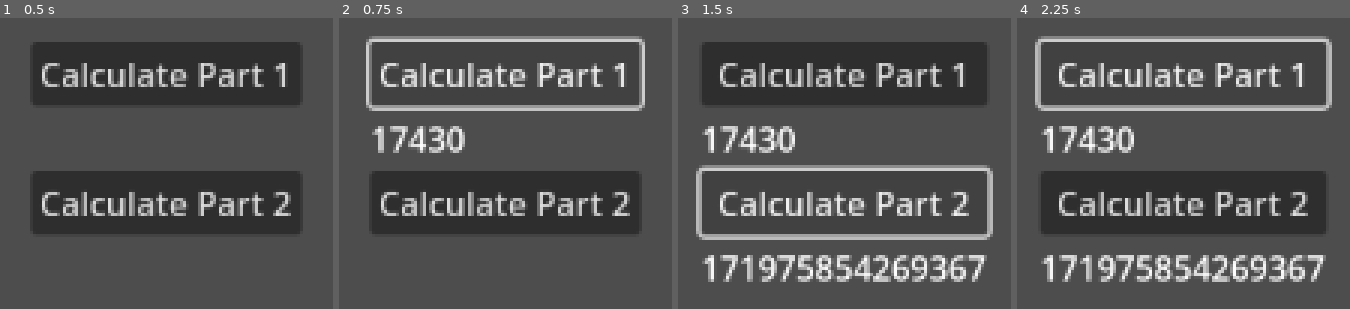
Above: before the commit, frames 1-4 (left to right).
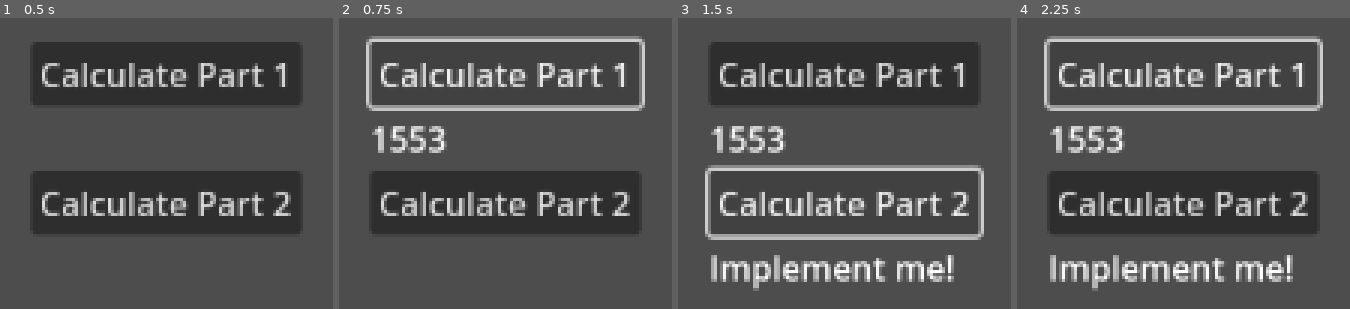
Above: after the commit, the same moments.

Repository: ehj37/Advent-of-Code-2025
Game: Godot game, scene res://day4/day4.tscn
Same seed, same stepped clock (60 frames per second), same inputs: the game is played once before the commit and once after it. Before the commit the project starts from res://day3/day3.tscn.
Inputs:
- Up to frame 1 (0.5 s): no input
- Up to frame 2 (0.75 s): click "Calculate Part 1" at 0.5 s
- Up to frame 3 (1.5 s): click "Calculate Part 2" at 1.25 s
- Up to frame 4 (2.25 s): click "Calculate Part 1" at 2 s

Frame 1 is identical in both runs. In frame 2, 1.1% of the frame differs, in the area x 15-38%, y 37-47%; in frame 3, 9.9%, in the area x 5-95%, y 8-94%; in frame 4, 9.8%.

Commit message:
Day 4 part 1

Diff:
--- /dev/null
+++ b/advent-of-code-2025/day4/day4.gd
@@ -0,0 +1,143 @@
+extends Control
+
+
+class Grid:
+	var rows: Array
+
+	func _init(rs):
+		# Where rows is an array of an array of cells
+		rows = rs
+
+	func num_rows() -> int:
+		return rows.size()
+
+	func row_length() -> int:
+		return rows[0].size()
+
+
+class Cell:
+	enum Direction { U, UR, R, DR, D, DL, L, UL }
+	enum Value { PAPER, EMPTY, INVALID }
+
+	var grid: Grid
+	var x: int
+	var y: int
+	var value: Value
+
+	func _init(g, new_x, new_y, v):
+		grid = g
+		x = new_x
+		y = new_y
+		value = v
+
+	func get_value_in_dir(dir: Direction) -> Value:
+		var value_x: int
+		var value_y: int
+		match dir:
+			Direction.U:
+				value_x = x
+				value_y = y - 1
+			Direction.UR:
+				value_x = x + 1
+				value_y = y - 1
+			Direction.R:
+				value_x = x + 1
+				value_y = y
+			Direction.DR:
+				value_x = x + 1
+				value_y = y + 1
+			Direction.D:
+				value_x = x
+				value_y = y + 1
+			Direction.DL:
+				value_x = x - 1
+				value_y = y + 1
+			Direction.L:
+				value_x = x - 1
+				value_y = y
+			Direction.UL:
+				value_x = x - 1
+				value_y = y - 1
+
+		var invalid_x = value_x < 0 || value_x >= grid.row_length()
+		var invalid_y = value_y < 0 || value_y >= grid.num_rows()
+		if invalid_x || invalid_y:
+			return Value.INVALID
+
+		return grid.rows[value_y][value_x].value
+
+
+var _grid: Grid
+
+@onready var button_part_1: Button = $VBoxContainer/VBoxContainerPart1/ButtonPart1
+@onready var label_part_1: Label = $VBoxContainer/VBoxContainerPart1/LabelPart1
+@onready var button_part_2: Button = $VBoxContainer/VBoxContainerPart2/ButtonPart2
+@onready var label_part_2: Label = $VBoxContainer/VBoxContainerPart2/LabelPart2
+
+
+func _parse_input() -> void:
+	if _grid != null:
+		return
+
+	_grid = Grid.new([])
+
+	var file = FileAccess.open("res://day4/input.txt", FileAccess.READ)
+	#var file = FileAccess.open("res://day4/example_1.txt", FileAccess.READ)
+	var line_num = 0
+	var rows = []
+	while !file.eof_reached():
+		var line = file.get_line()
+		if line.is_empty():
+			continue
+
+		var row: Array[Cell] = []
+		var split_line = line.split("")
+		for i in range(split_line.size()):
+			var c = split_line[i]
+			match c:
+				"@":
+					row.append(Cell.new(_grid, i, line_num, Cell.Value.PAPER))
+				".":
+					row.append(Cell.new(_grid, i, line_num, Cell.Value.EMPTY))
+
+		_grid.rows.append(row)
+		line_num += 1
+
+
+func part_one() -> String:
+	_parse_input()
+
+	var accessible_paper_count = 0
+	for row: Array[Cell] in _grid.rows:
+		for cell in row:
+			if cell.value != Cell.Value.PAPER:
+				continue
+
+			var paper_count = 0
+			for dir in Cell.Direction.values():
+				if cell.get_value_in_dir(dir) == Cell.Value.PAPER:
+					paper_count += 1
+			if paper_count < 4:
+				accessible_paper_count += 1
+
+	return str(accessible_paper_count)
+
+
+func part_two() -> String:
+	_parse_input()
+
+	return "Implement me!"
+
+
+func _on_button_part_1_pressed():
+	button_part_1.disabled = true
+	label_part_1.text = "Calculating…"
+	label_part_1.text = part_one()
+	button_part_1.disabled = false
+
+
+func _on_button_part_2_pressed():
+	button_part_2.disabled = true
+	label_part_2.text = "Calculating…"
+	label_part_2.text = part_two()
+	button_part_2.disabled = false
--- /dev/null
+++ b/advent-of-code-2025/day4/day4.tscn
@@ -0,0 +1,49 @@
+[gd_scene load_steps=2 format=3 uid="uid://d2xld25y2e51x"]
+
+[ext_resource type="Script" uid="uid://doj70jo55r30x" path="res://day4/day4.gd" id="1_gnhs2"]
+
+[node name="Day4" type="Control"]
+layout_mode = 3
+anchors_preset = 15
+anchor_right = 1.0
+anchor_bottom = 1.0
+grow_horizontal = 2
+grow_vertical = 2
+script = ExtResource("1_gnhs2")
+
+[node name="VBoxContainer" type="VBoxContainer" parent="."]
+layout_mode = 1
+anchors_preset = 8
+anchor_left = 0.5
+anchor_top = 0.5
+anchor_right = 0.5
+anchor_bottom = 0.5
+offset_left = -20.0
+offset_top = -20.0
+offset_right = 20.0
+offset_bottom = 20.0
+grow_horizontal = 2
+grow_vertical = 2
+
+[node name="VBoxContainerPart1" type="VBoxContainer" parent="VBoxContainer"]
+layout_mode = 2
+
+[node name="ButtonPart1" type="Button" parent="VBoxContainer/VBoxContainerPart1"]
+layout_mode = 2
+text = "Calculate Part 1"
+
+[node name="LabelPart1" type="Label" parent="VBoxContainer/VBoxContainerPart1"]
+layout_mode = 2
+
+[node name="VBoxContainerPart2" type="VBoxContainer" parent="VBoxContainer"]
+layout_mode = 2
+
+[node name="ButtonPart2" type="Button" parent="VBoxContainer/VBoxContainerPart2"]
+layout_mode = 2
+text = "Calculate Part 2"
+
+[node name="LabelPart2" type="Label" parent="VBoxContainer/VBoxContainerPart2"]
+layout_mode = 2
+
+[connection signal="pressed" from="VBoxContainer/VBoxContainerPart1/ButtonPart1" to="." method="_on_button_part_1_pressed"]
+[connection signal="pressed" from="VBoxContainer/VBoxContainerPart2/ButtonPart2" to="." method="_on_button_part_2_pressed"]
--- a/advent-of-code-2025/project.godot
+++ b/advent-of-code-2025/project.godot
@@ -11,6 +11,6 @@
 [application]
 
 config/name="Advent of Code 2025"
-run/main_scene="uid://c8yxuaw57wy1w"
+run/main_scene="uid://d2xld25y2e51x"
 config/features=PackedStringArray("4.5", "Forward Plus")
 config/icon="res://icon.svg"
Not shown, added: advent-of-code-2025/day4/day4.gd.uid
Not shown, added: advent-of-code-2025/day4/example_1.txt
Not shown, added: advent-of-code-2025/day4/input.txt
